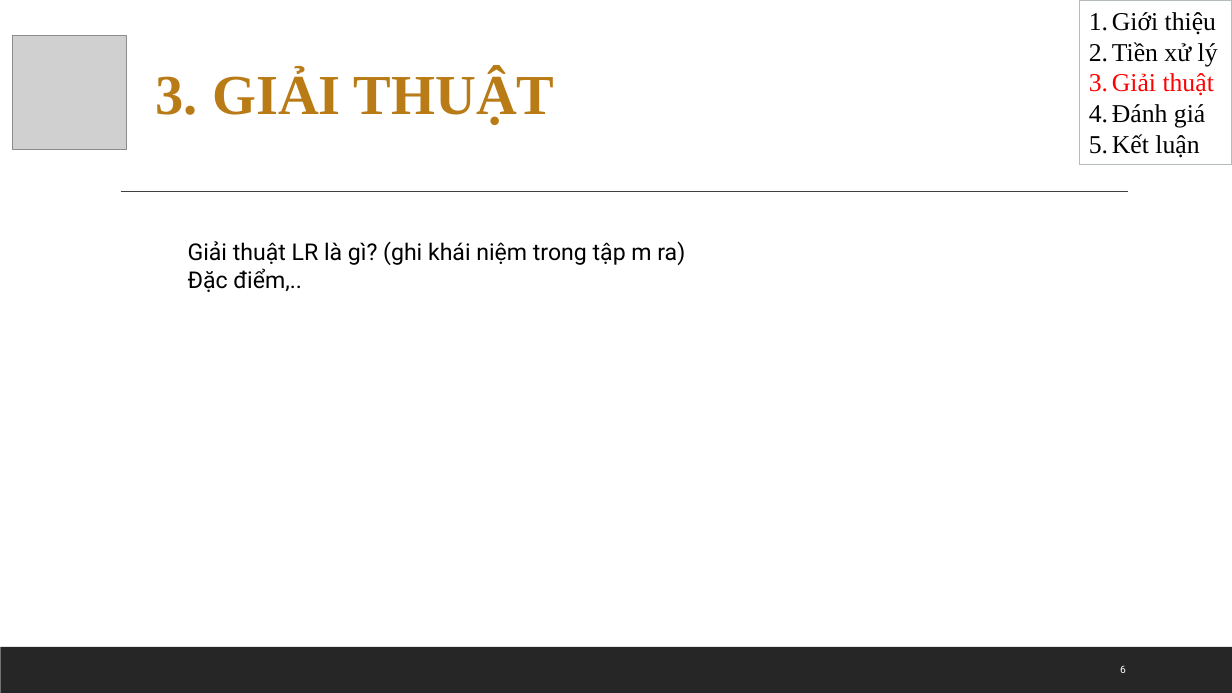
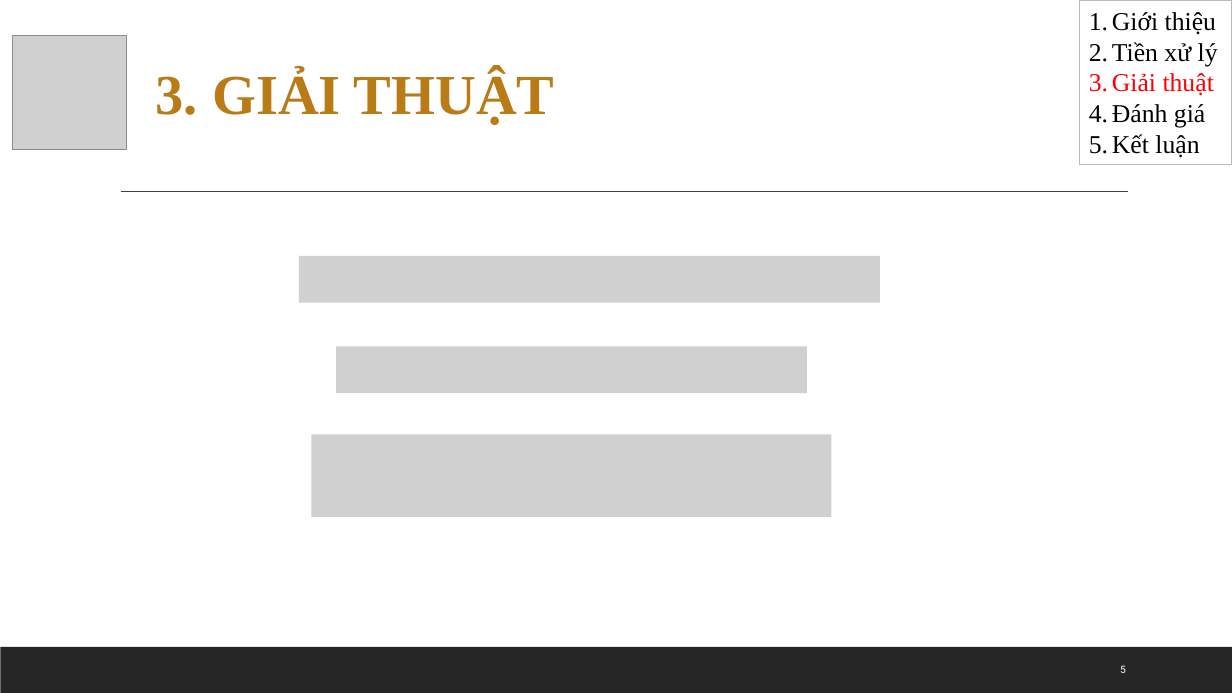
Before and after one commit to yllaw99/bike-sharing-predication-VN, a slide deck: slide 5 of btn-baocao.pptx (slide 6 before the commit). Drawn at 1232x693 pixels with LibreOffice and Linux fonts; fonts in the diff are those of the drawing; grey boxes stand for pictures. Boxes give left, top, right and bottom in pixels: in the first picture for what was removed or moved away, otherwise in the second. Text is boxed around its words. In the diff, an @@ line names an element or a change of style, - is before the commit and + after.

```diff
--- a/btn-baocao.pptx
+++ b/btn-baocao.pptx
@@ text removed at (188, 241, 685, 292) @@
-Giải thuật LR là gì? (ghi khái niệm trong tập m ra)
-Đặc điểm,..
@@ picture added at (299, 256, 881, 302) @@
@@ picture added at (336, 347, 808, 393) @@
@@ picture added at (311, 434, 832, 517) @@
```
Also in this commit, not shown: 4 other slides changed, 2 slides added, 2 slides removed.
